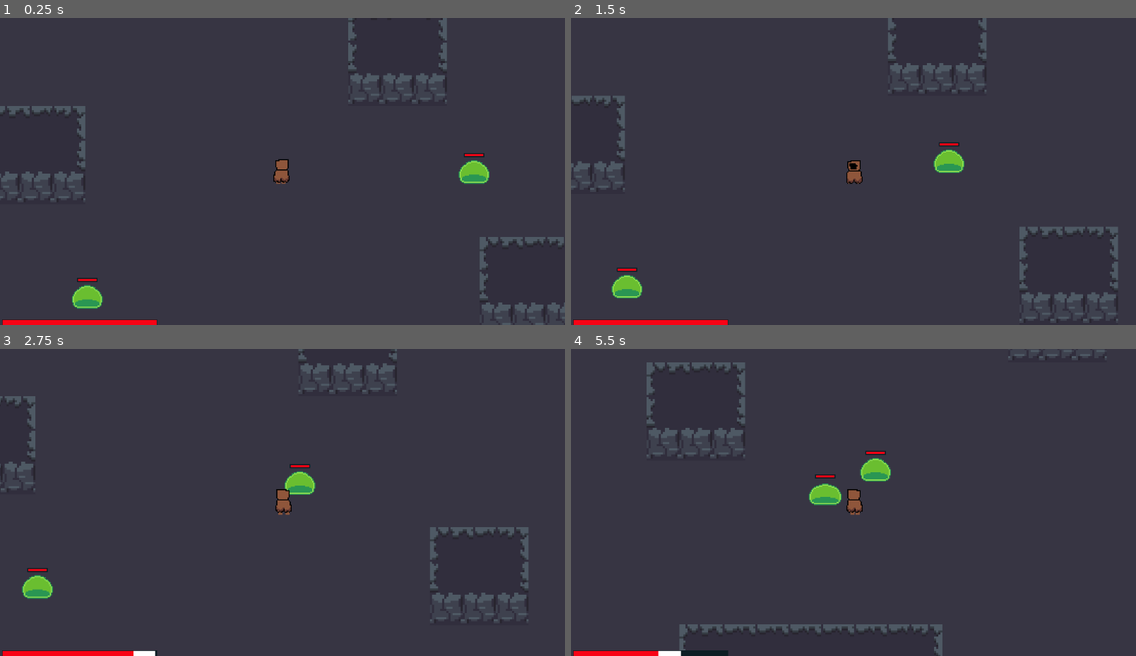
Above: before the commit, frames 1-4 (two rows, left to right).
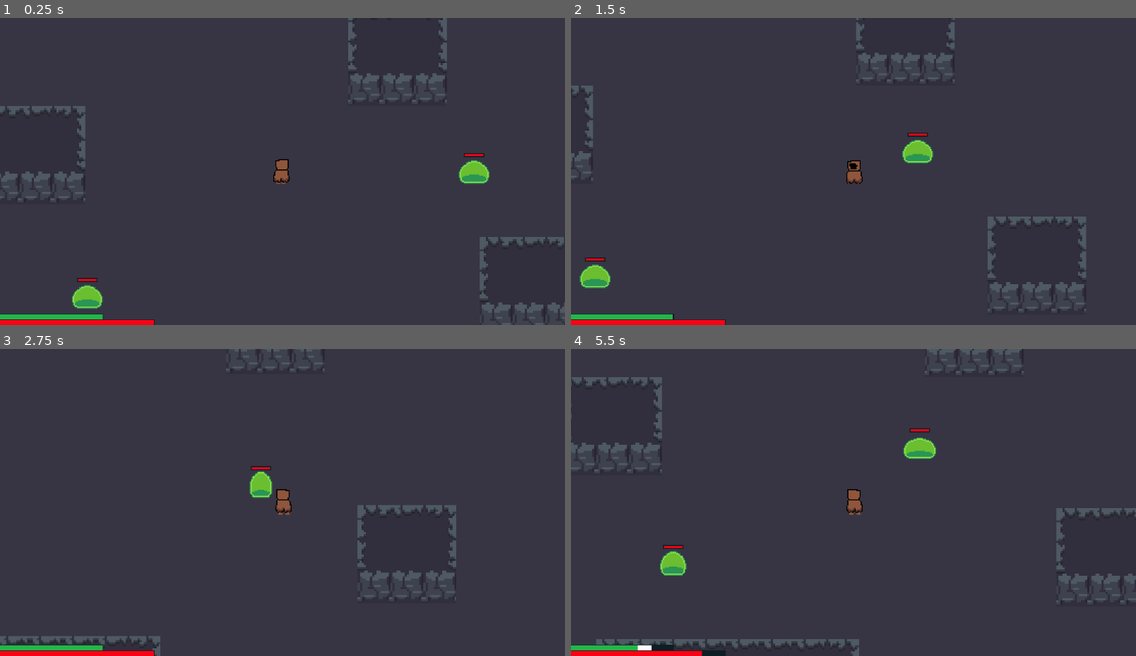
Above: after the commit, the same moments.

Repository: WootenWarrior/Godot-Game
Game: Godot game, scene res://Scenes/test.tscn
The game is run twice, just before and just after one commit, with the same random seed, the same clock (stepped at 60 frames per second) and the same inputs.
Inputs (mouse positions are in pixels of both pictures, inside the frame that each line leads up to):
- Up to frame 1 (0.25 s): no input
- Up to frame 2 (1.5 s): move the mouse to (977, 156) at 0.52 s; hold D (move_right) 0.53-1.28 s; hold Right mouse button (charge) 0.53-1.28 s; tap Shift (sprint) at 0.8, 1.35 s; move the mouse to (740, 186) at 1.27 s; hold S (move_down) from 1.28 s (still down)
- Up to frame 3 (2.75 s): right-click (169, 517) at 1.55 s; move the mouse to (339, 434) at 2.02 s; release S (move_down) at 2.03 s; hold D (move_right) from 2.03 s (still down); hold Right mouse button (charge) from 2.03 s (still down); tap Shift (sprint) at 2.3 s
- Up to frame 4 (5.5 s): move the mouse to (825, 563) at 2.77 s; release D (move_right) at 2.78 s; release Right mouse button (charge) at 2.78 s; hold W (move_up) 2.78-3.53 s; click (825, 563) at 2.85 s; right-click (825, 563) at 3.05 s; move the mouse to (1023, 548) at 3.52 s; hold Shift (sprint) 3.53-4.28 s; hold A (move_left) 3.53-5.03 s; tap Q (get_weapon_out) at 3.6 s; move the mouse to (684, 456) at 4.27 s; tap R (put_weapon_away) at 4.35 s; right-click (684, 456) at 4.55 s; move the mouse to (881, 502) at 5.02 s; hold S (move_down) from 5.03 s (still down); hold Shift (sprint) from 5.03 s (still down); tap Space (roll) at 5.1 s

The runs differ from the first frame. In frame 1, 0.4% of the frame differs, in the area x 0-28%, y 96-100%; in frame 2, 5.2%; in frame 3, 4.6%; in frame 4, 6.1%, in the area x 0-100%, y 0-100%.

Commit message:
Bug fixes and Stamina bar
-Added stamina bar and made it so that when it runs out the player slows to walking speed.
-Fixed player direction normalization bug.
-Fixed spell charge slowness not working properly.

Note: Still bug with bouncy hitboxes on spells and enemies still moving when being knocked away.

Diff:
--- a/Scenes/UI/PlayerUI.tscn
+++ b/Scenes/UI/PlayerUI.tscn
@@ -1,7 +1,8 @@
-[gd_scene load_steps=3 format=3 uid="uid://k3tki8ixem5h"]
+[gd_scene load_steps=4 format=3 uid="uid://k3tki8ixem5h"]
 
 [ext_resource type="PackedScene" uid="uid://cqtqiolcultdc" path="res://Scenes/UI/HealthBar.tscn" id="1_xusi6"]
 [ext_resource type="PackedScene" uid="uid://fg7uwomywfk6" path="res://Scenes/UI/Hotbar.tscn" id="2_5crt7"]
+[ext_resource type="PackedScene" uid="uid://cjug1r5cmxry4" path="res://Scenes/UI/SprintBar.tscn" id="3_a8y67"]
 
 [node name="PlayerUI" type="Control"]
 layout_mode = 3
@@ -13,10 +14,13 @@
 
 [node name="HealthBar" parent="." instance=ExtResource("1_xusi6")]
 layout_mode = 0
-offset_left = 5.0
 offset_top = 590.0
-offset_right = 305.0
 offset_bottom = 600.0
 
 [node name="Hotbar" parent="." instance=ExtResource("2_5crt7")]
 layout_mode = 1
+
+[node name="SprintBar" parent="." instance=ExtResource("3_a8y67")]
+layout_mode = 0
+offset_top = 579.0
+offset_bottom = 589.0
--- /dev/null
+++ b/Scenes/UI/SprintBar.tscn
@@ -0,0 +1,41 @@
+[gd_scene load_steps=6 format=3 uid="uid://cjug1r5cmxry4"]
+
+[ext_resource type="Script" path="res://Scripts/SprintBar.gd" id="1_aqv02"]
+
+[sub_resource type="StyleBoxEmpty" id="StyleBoxEmpty_1rhma"]
+
+[sub_resource type="StyleBoxFlat" id="StyleBoxFlat_5s23a"]
+bg_color = Color(0.134065, 0.717707, 0.291157, 1)
+
+[sub_resource type="StyleBoxFlat" id="StyleBoxFlat_1qmbt"]
+bg_color = Color(0.0509804, 0.117647, 0.141176, 1)
+expand_margin_left = 1.0
+expand_margin_top = 1.0
+expand_margin_right = 1.0
+expand_margin_bottom = 1.0
+shadow_offset = Vector2(0, 1)
+
+[sub_resource type="StyleBoxFlat" id="StyleBoxFlat_gyr0w"]
+bg_color = Color(1, 1, 1, 1)
+
+[node name="SprintBar" type="ProgressBar"]
+offset_right = 200.0
+offset_bottom = 27.0
+theme_override_styles/background = SubResource("StyleBoxEmpty_1rhma")
+theme_override_styles/fill = SubResource("StyleBoxFlat_5s23a")
+value = 60.0
+show_percentage = false
+script = ExtResource("1_aqv02")
+
+[node name="SprintLossBar" type="ProgressBar" parent="."]
+z_index = -1
+layout_mode = 1
+anchors_preset = 15
+anchor_right = 1.0
+anchor_bottom = 1.0
+grow_horizontal = 2
+grow_vertical = 2
+theme_override_styles/background = SubResource("StyleBoxFlat_1qmbt")
+theme_override_styles/fill = SubResource("StyleBoxFlat_gyr0w")
+value = 70.0
+show_percentage = false
--- a/Scripts/Area_spell.gd
+++ b/Scripts/Area_spell.gd
@@ -32,8 +32,8 @@
 	can_knockback = true
 
 func _on_area_2d_body_entered(body):
-	print("collision: ",body.name)
+	#print("collision: ",body.name)
 	if body.name != "TileMap":
 		knockback(body)
 		body.damage(damage)
-		print(body.health)
+		#print(body.health)
--- a/Scripts/Magic_weapon.gd
+++ b/Scripts/Magic_weapon.gd
@@ -18,7 +18,7 @@
 		if Input.is_action_pressed("charge") and not is_charged:
 			charging_held_time += delta
 			charge_bar.value = charging_held_time*100
-			print(charge_bar.value)
+			#print(charge_bar.value)
 			#print("charging value = ",charging_held_time)
 			#print("charge time = ", charge_time)
 		if Input.is_action_just_released("charge") and not is_charged:
--- a/Scripts/Player.gd
+++ b/Scripts/Player.gd
@@ -3,13 +3,17 @@
 
 @export var speed: float = 75.0
 @export var sprint_multiplier: float = 2
+@export var sprint_bar_decrease_multiplier = 0.8
+@export var sprint_bar_increase_multiplier = 0.5
 @export var health = 100
+@export var sprint = 100
 @export var external_force_decay = 0.9   #Bounce damping factor on player
 @onready var player_sprite = $PlayerCharacter
 @onready var spell_area_scene = preload("res://Scenes/SpellArea.tscn")
 @onready var weapon = null
 @onready var hit_timer = $InvulnerabilityTimer
 @onready var health_bar = $CanvasLayer/PlayerUI/HealthBar
+@onready var sprint_bar = $CanvasLayer/PlayerUI/SprintBar
 var can_be_hit = true
 var spell_area = null
 var fireball = preload("res://Scenes/Fireball.tscn")
@@ -32,6 +36,7 @@
 	spell_area.visible = false
 	add_to_group("Player")
 	health_bar.init_health(health)
+	sprint_bar.init_sprint(sprint)
 	speed_temp = speed
 
 	#Debug
@@ -90,14 +95,21 @@
 
 		var sprint_multiplier_temp = 1
 		if Input.is_action_pressed("sprint"):
-			sprint_multiplier_temp = sprint_multiplier
+			if sprint_bar.value > 0:
+				sprint_multiplier_temp = sprint_multiplier
+			sprint_bar.set_sprint(sprint_bar.value-sprint_bar_decrease_multiplier)
+		else:
+			sprint_bar.set_sprint(sprint_bar.value+sprint_bar_increase_multiplier)
 
 		if Input.is_action_just_pressed("roll"):
 			roll.emit()
 
-		if Input.is_action_pressed("charge"):
+		if Input.is_action_pressed("charge") and weapon.visible:
 			speed = speed_temp*speed_reduction_multiplier
+		if Input.is_action_just_released("charge"):
+			speed = speed_temp
 
+		direction = direction.normalized()
 		velocity = (direction*speed*sprint_multiplier_temp) + (external_forces*sprint_multiplier_temp)
 		move_and_slide()
 		external_forces = external_forces*external_force_decay
--- /dev/null
+++ b/Scripts/SprintBar.gd
@@ -0,0 +1,22 @@
+extends ProgressBar
+
+@onready var sprint_loss_bar = $SprintLossBar
+var sprint = 0 : set = set_sprint
+var sprint_decrease_val = 0.3
+
+func _process(delta):
+	if sprint < sprint_loss_bar.value:
+		sprint_loss_bar.value -= sprint_decrease_val
+	else:
+		sprint_loss_bar.value = sprint
+
+func set_sprint(new_sprint):
+	sprint = min(max_value,new_sprint)
+	value = sprint
+
+func init_sprint(_sprint):
+	sprint = _sprint
+	max_value = _sprint
+	value = _sprint
+	sprint_loss_bar.max_value = _sprint
+	sprint_loss_bar.value = _sprint
